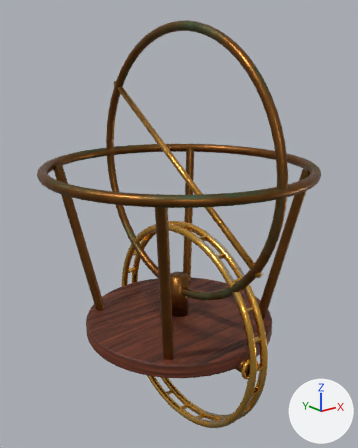
One commit to the glTF model app/src/main/assets/models/armillary.glb: the scene before it, then after it.
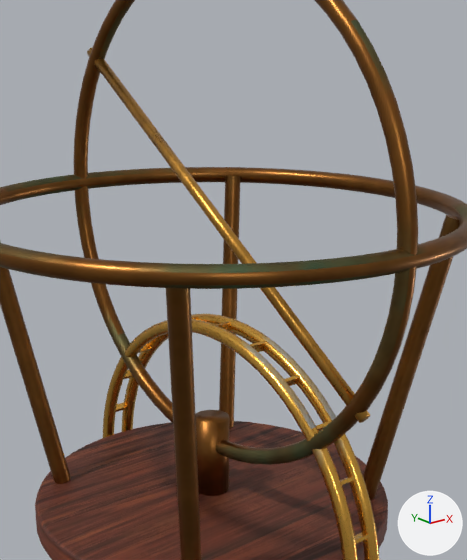
The first picture shows the older version from a camera (50 mm lens) standing at (-0.244, -0.305, 0.215) and looking at (0.003, 0.003, 0.092). The close-ups show the older and then the newer version on the part from 19% to 88% of the width and 12% to 78% of the height of that picture. Only the edits that show in the close-ups are written down. The lights are fixed; the arrows at lower right show +X, +Y and +Z. Vertices at exactly the same position are counted once.

In view in the first close-up: 'am_base', 'am_ring'.
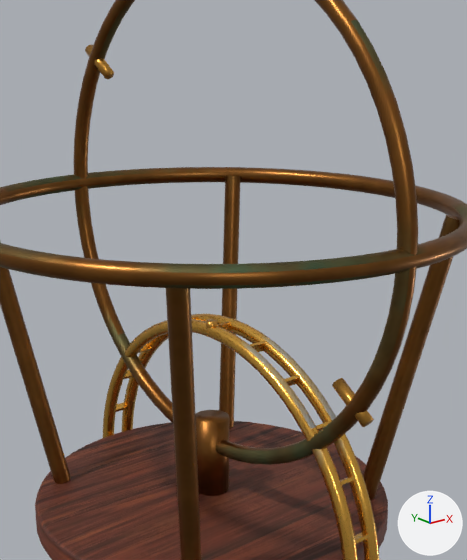
Where the change shows, as pixel boxes [x1, y1, x2, y2] in the close-ups (467 x 560 px; the box of a moved part takes in the faces that stretch with it):
part 1 of me_cylinder, added
    after: [85, 45, 114, 79]
part 2 of me_cylinder, moved or reshaped
    before: [87, 47, 370, 423]
    after: [332, 378, 374, 427]

The edits, one by one:
me_cylinder is used by ob_am_base; location (0.0, 0.0, 0.0).
me_cylinder had 1984 vertices, 3940 faces and spanned x -0.109..0.109, y -0.109..0.109, z 0.0..0.248.
me_cylinder now has 2016 vertices, 4000 faces and spans x -0.109..0.109, y -0.109..0.109, z 0.0..0.248.
me_cylinder part 1: the loose piece of 32 vertices spanning x -0.002..0.002, y -0.092..0.092, z 0.075..0.205 is copied, and the copy is multiplied about its middle by the matrix ((1.0, 0.0, 0.0), (0.0, 0.388, -0.428), (0.0, -0.428, 0.7)), then moved by (0.0, 0.084, 0.059); it spans x -0.002..0.002, y 0.074..0.093, z 0.191..0.206.
Part 2, on me_cylinder:
16 vertices are removed from x -0.002..0.002, y 0.089..0.092, z 0.201..0.205.
53 faces are deleted.
8 vertices in x -0.002..0.002, y -0.092..-0.089, z 0.075..0.079 move by (0.0, -0.001, -0.001).
8 vertices in x -0.002..0.002, y -0.091..-0.089, z 0.075..0.079 move by (0.0, -0.002, -0.001).
16 new vertices lie (0.0, 0.016, 0.011) away from vertices in x -0.002..0.002, y -0.092..-0.089, z 0.075..0.079.
53 new faces join them, mat_brass.
